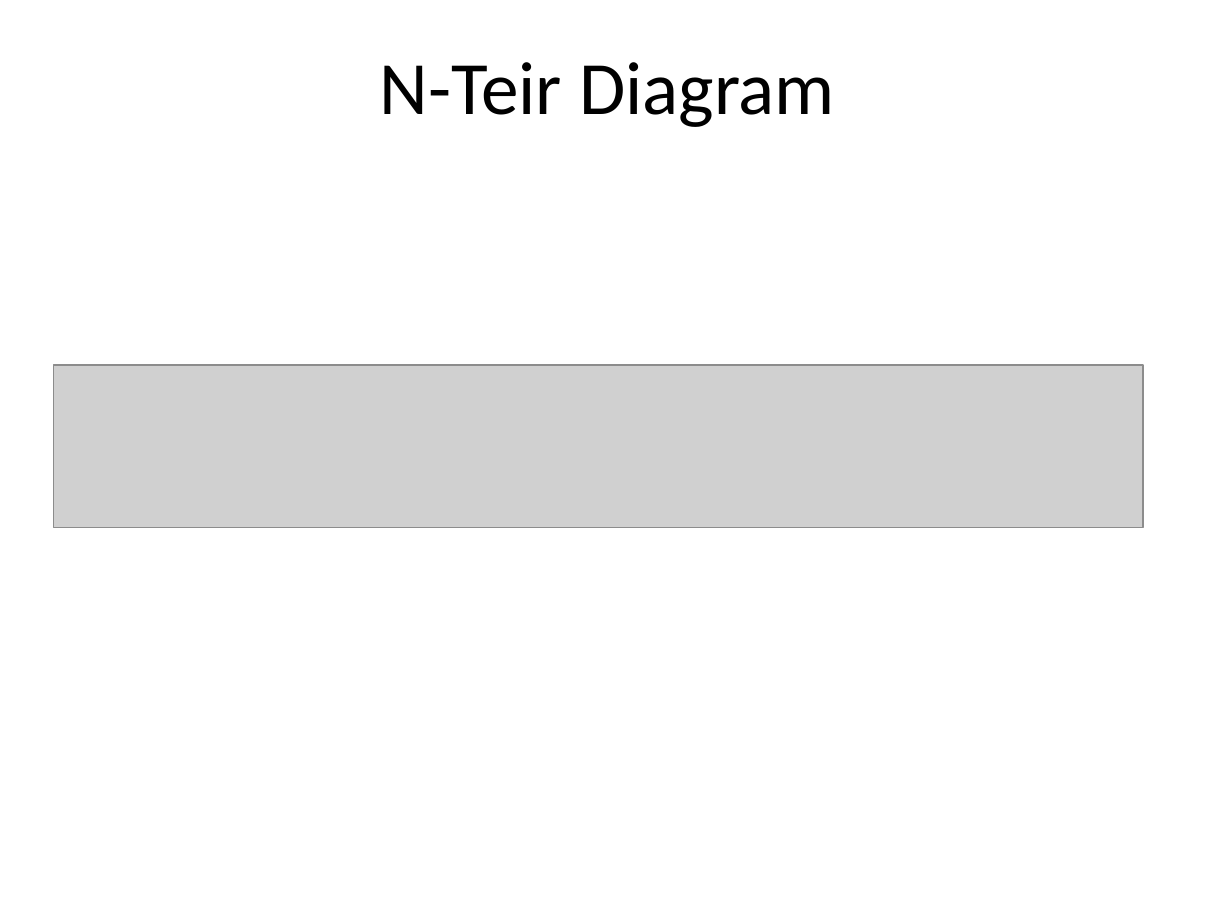
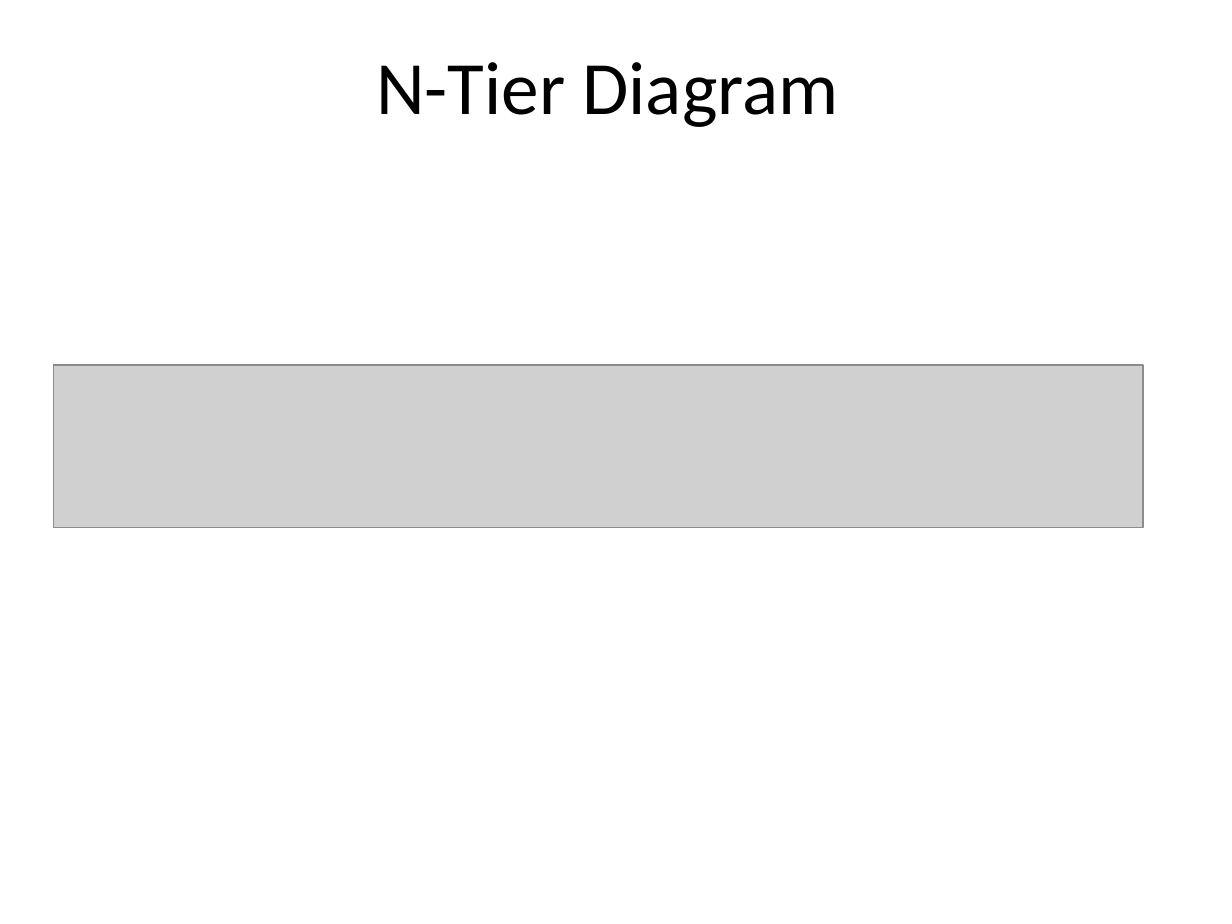
Before and after one commit to projectgoav/studeso, a slide deck: slide 6 of docs/BASIC_PRESENTATION.pptx. Drawn at 1232x924 pixels with LibreOffice and Linux fonts; fonts in the diff are those of the drawing; grey boxes stand for pictures. Boxes give left, top, right and bottom in pixels: in the first picture for what was removed or moved away, otherwise in the second. Text is boxed around its words. In the diff, an @@ line names an element or a change of style, - is before the commit and + after.

Commit message:
modified powerpoint + user persona pics

```diff
--- a/docs/BASIC_PRESENTATION.pptx
+++ b/docs/BASIC_PRESENTATION.pptx
@@ title at (x1=376, y1=62, x2=838, y2=127): text changed @@
-N-Teir Diagram
+N-Tier Diagram
```
Also in this commit, not shown: 4 other files.
